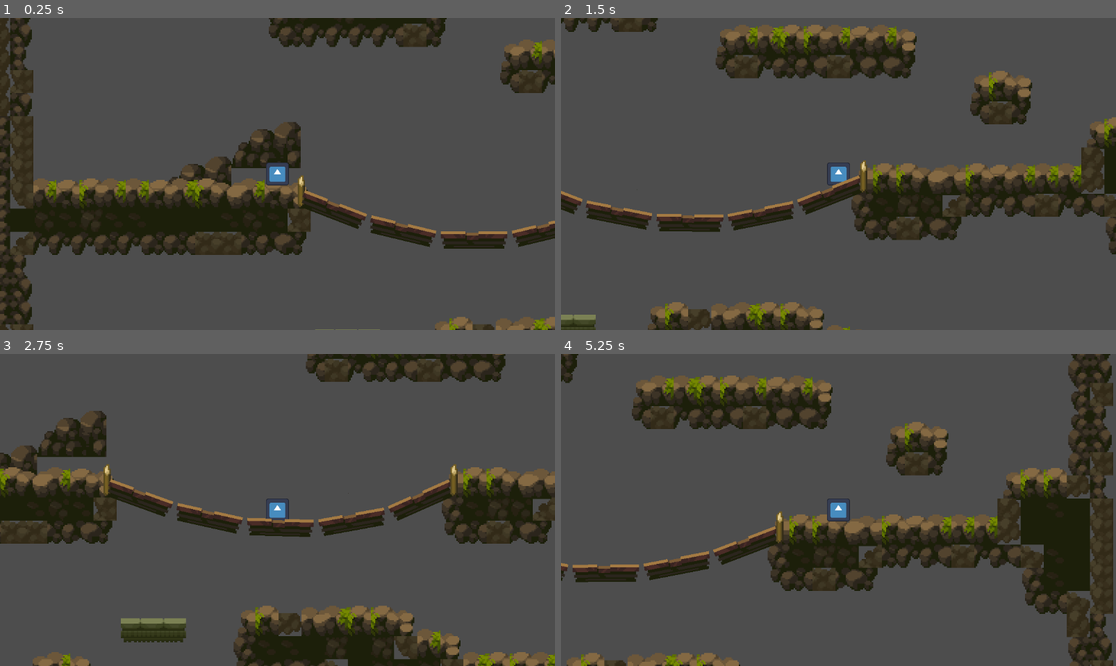
Above: before the commit, frames 1-4 (two rows, left to right).
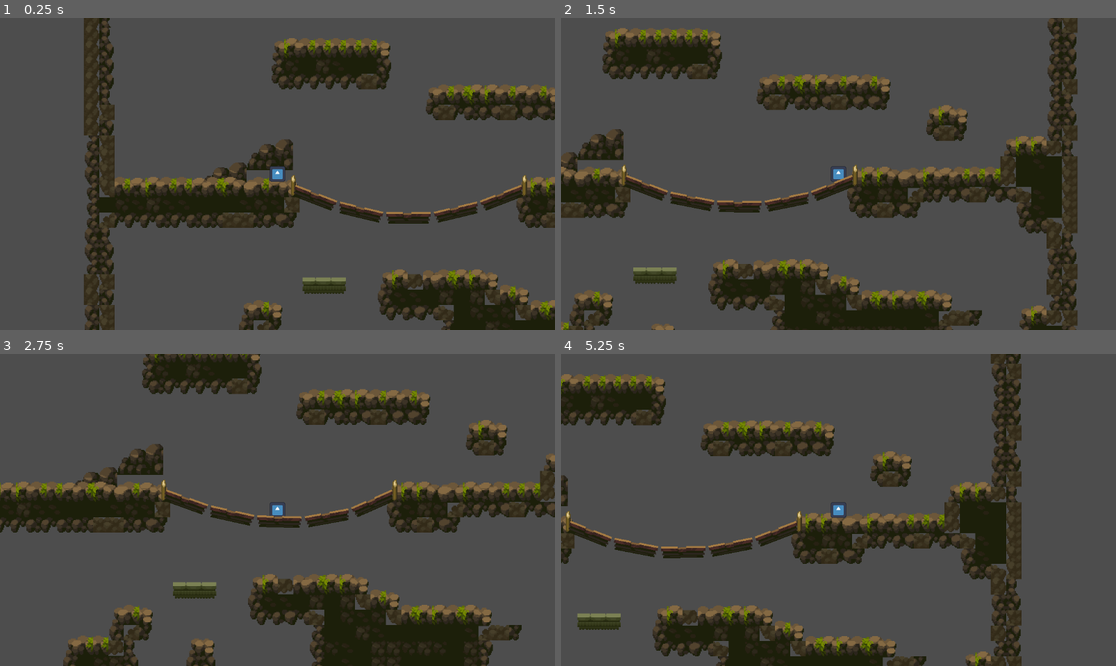
Above: after the commit, the same moments.

Repository: KuiMian/tilemap-collision
Game: Godot game, scene res://scenes/main.tscn
Two runs of this game, one before a commit and one after it. Both use one fixed random seed, a clock stepped at 60 frames per second and the inputs below. The engine's default icon, where the game draws it, is replaced by a stand-in: a white triangle on a blue panel in a dark square.
Inputs:
- Up to frame 1 (0.25 s): no input
- Up to frame 2 (1.5 s): tap Enter (ui_accept) at 0.5, 0.77 s; hold Right (ui_right) from 0.53 s (still down)
- Up to frame 3 (2.75 s): tap Enter (ui_accept) at 1.52 s; release Right (ui_right) at 2.03 s; hold Left (ui_left) from 2.03 s (still down)
- Up to frame 4 (5.25 s): release Left (ui_left) at 2.78 s; hold Right (ui_right) 2.78-4.28 s; tap Enter (ui_accept) at 3.02, 3.77, 4.52 s; hold Left (ui_left) 4.28-5.03 s; hold Right (ui_right) from 5.03 s (still down)

The runs differ from the first frame. In frame 1, 38% of the frame differs, in the area x 0-100%, y 0-100%; in frame 2, 41%; in frame 3, 34%; in frame 4, 43%.

Commit message:
add readme.md

Diff:
--- a/project.godot
+++ b/project.godot
@@ -10,7 +10,7 @@
 
 [application]
 
-config/name="tilemap"
+config/name="tilemap-collision"
 config/tags=PackedStringArray("prototype")
 run/main_scene="res://scenes/main.tscn"
 config/features=PackedStringArray("4.5", "Forward Plus")
--- a/scenes/main.tscn
+++ b/scenes/main.tscn
@@ -27,7 +27,7 @@
 collision_mask = 2
 
 [node name="Camera2D" type="Camera2D" parent="Player"]
-zoom = Vector2(3, 3)
+zoom = Vector2(2, 2)
 metadata/_edit_lock_ = true
 
 [node name="Platform" type="StaticBody2D" parent="." groups=["fall_through_platforms"]]
Binary file added: README.assets/image-20251018000119387.png
Not shown, added: README.assets/image-20251018000119387.png.import
Not shown, changed: README.md
